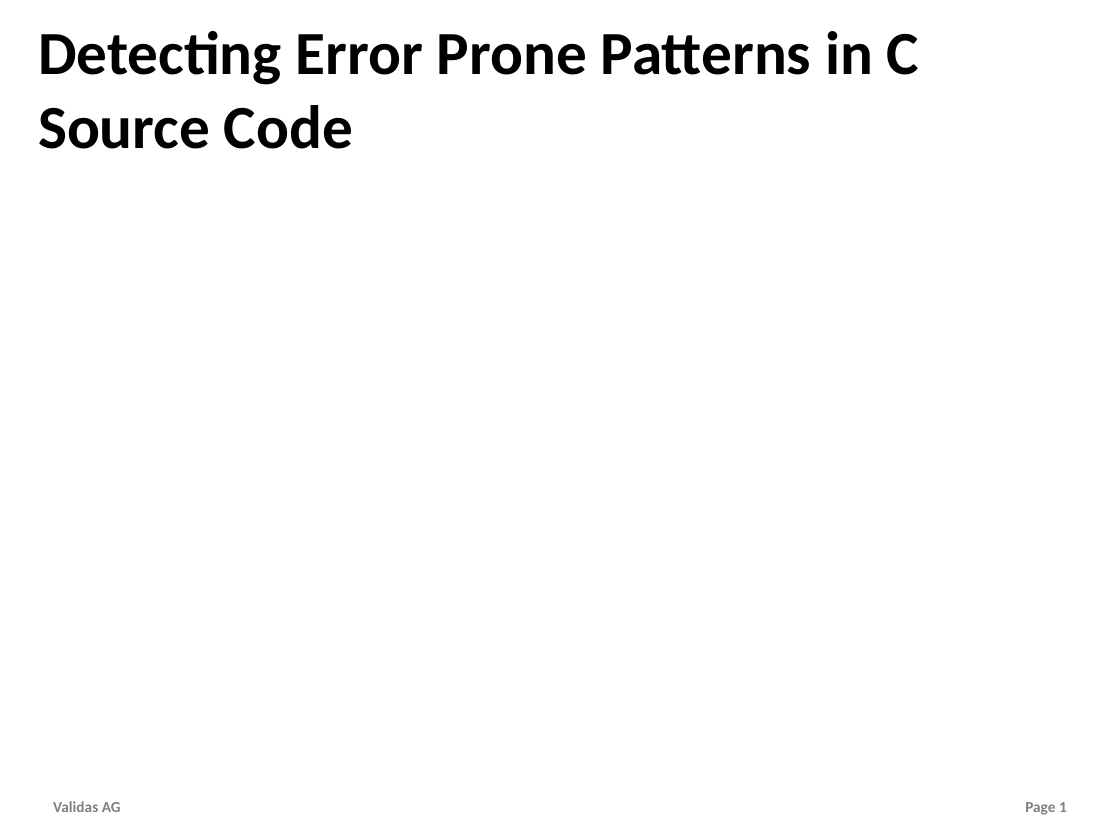
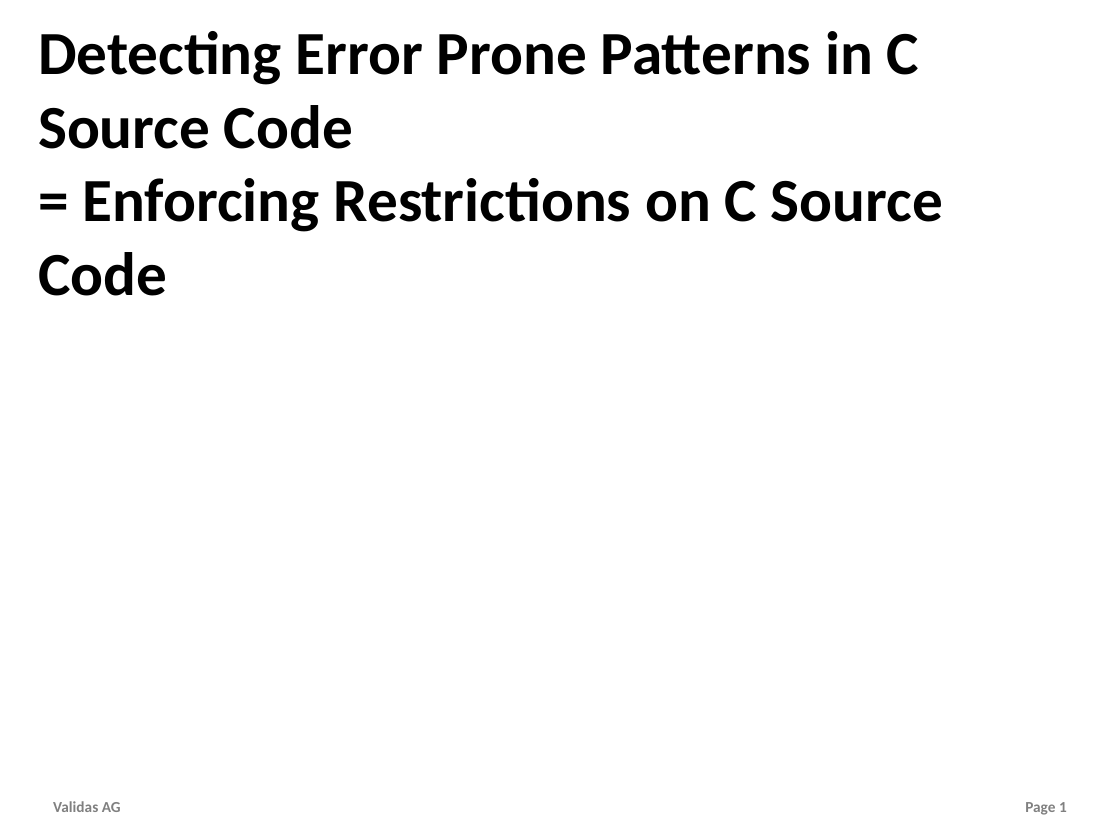
Before and after one commit to theoremprover/tvg, a slide deck: slide 1 of prevent/ErrorPronePatterns.pptx. Drawn at 1120x840 pixels with LibreOffice and Linux fonts; fonts in the diff are those of the drawing; background and template pictures are left out. Boxes give left, top, right and bottom in pixels: in the first picture for what was removed or moved away, otherwise in the second. Text is boxed around its words. In the diff, an @@ line names an element or a change of style, - is before the commit and + after.

```diff
--- a/prevent/ErrorPronePatterns.pptx
+++ b/prevent/ErrorPronePatterns.pptx
@@ title at <box>38,31,943,296</box>: text changed @@
-Detecting Error Prone Patterns in C Source Code
+Detecting Error Prone Patterns in C Source Code
+= Enforcing Restrictions on C Source Code
```
Also in this commit, not shown: 1 other slide changed.
